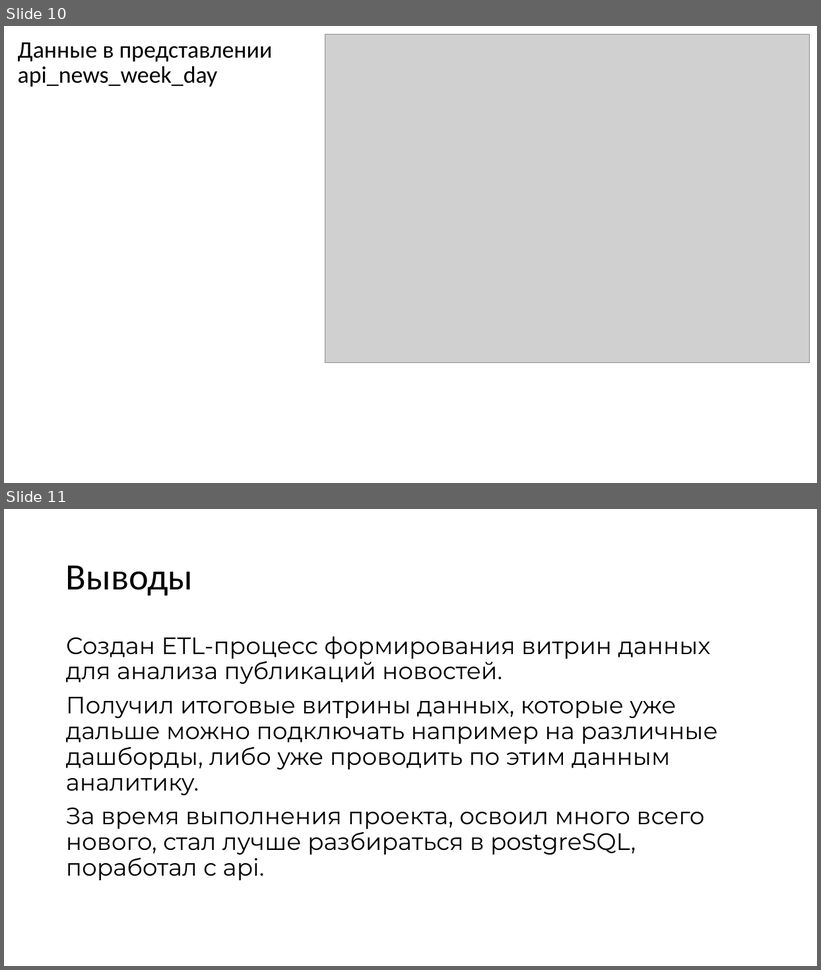
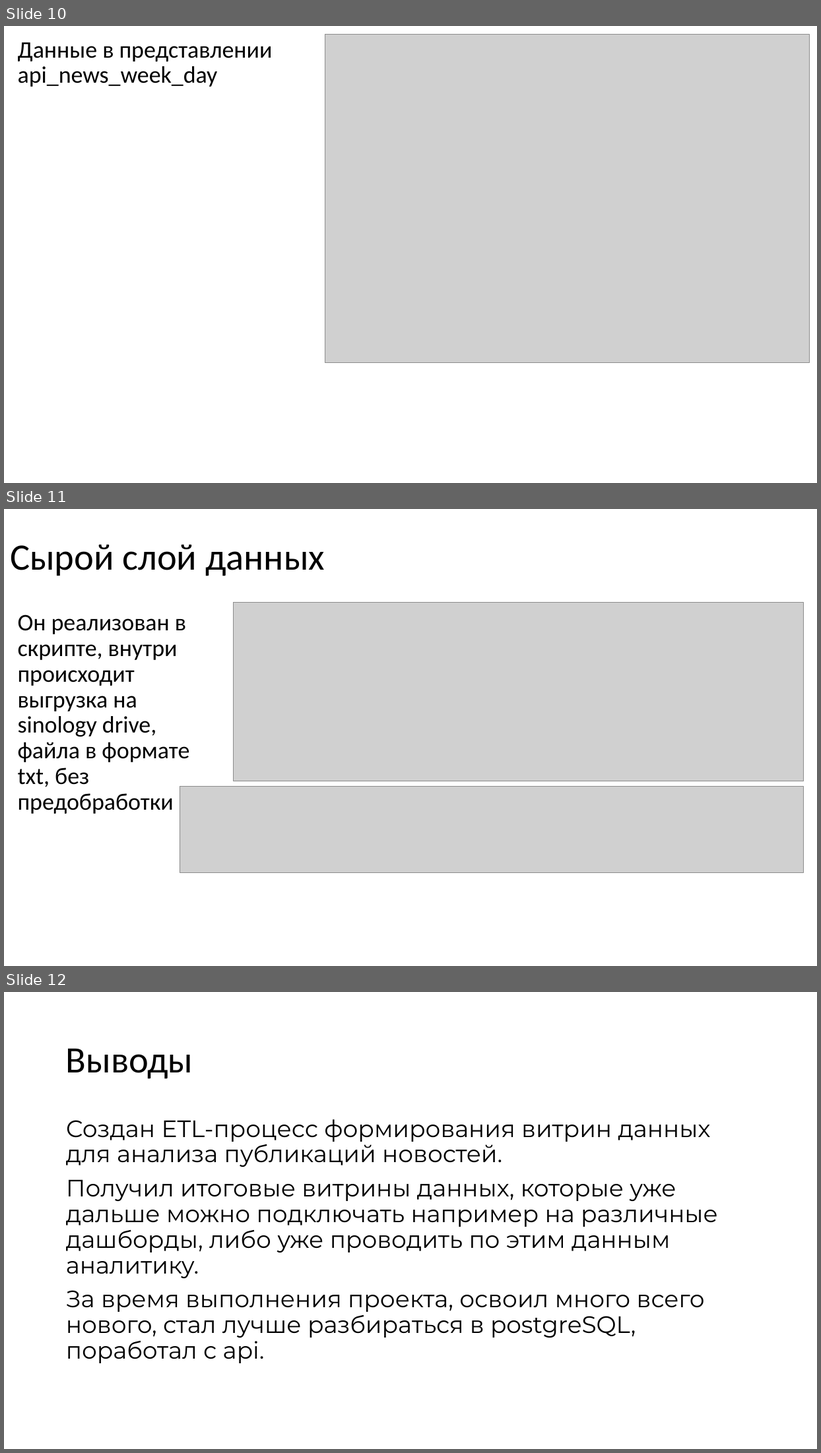
Before and after one commit to Typka/engineer_1t, a slide deck: final_projects/src/Анализ публикуемых новостей.pptx. Shown one above the other, each under a label of ours: slides 10 and 11 before the commit, slides 10, 11 and 12 after it. The pictures are 821x970 and 821x1453 pixels, drawn with LibreOffice and Linux fonts; fonts in the diff are those of the drawing; grey boxes stand for pictures. Boxes give left, top, right and bottom in pixels: in the first picture for what was removed or moved away, otherwise in the second. Text is boxed around its words. In the diff, an @@ line names an element or a change of style, - is before the commit and + after.

Commit message:
Добавлены данные про сырой слой

```diff
--- a/final_projects/src/Анализ публикуемых новостей.pptx
+++ b/final_projects/src/Анализ публикуемых новостей.pptx
@@ slide 11 added at box(4, 509, 817, 966), background #FFFFFF @@
@@ title added at box(10, 545, 325, 576), 44 pt, text #000000 @@
+Сырой слой данных
@@ picture added at box(234, 602, 804, 781) @@
@@ text added at box(18, 615, 189, 814), 28 pt, text #000000 @@
+Он реализован в скрипте, внутри происходит выгрузка на sinology drive, файла в формате txt, без предобработки
@@ picture added at box(180, 787, 805, 873) @@
@@ what was slide 11 is now slide 12 @@
```
